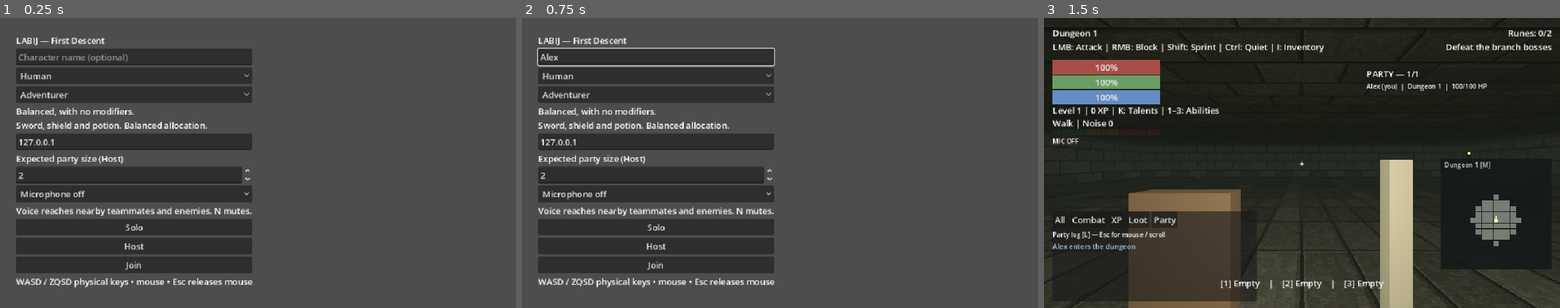
Above: before the commit, frames 1-3 (left to right).
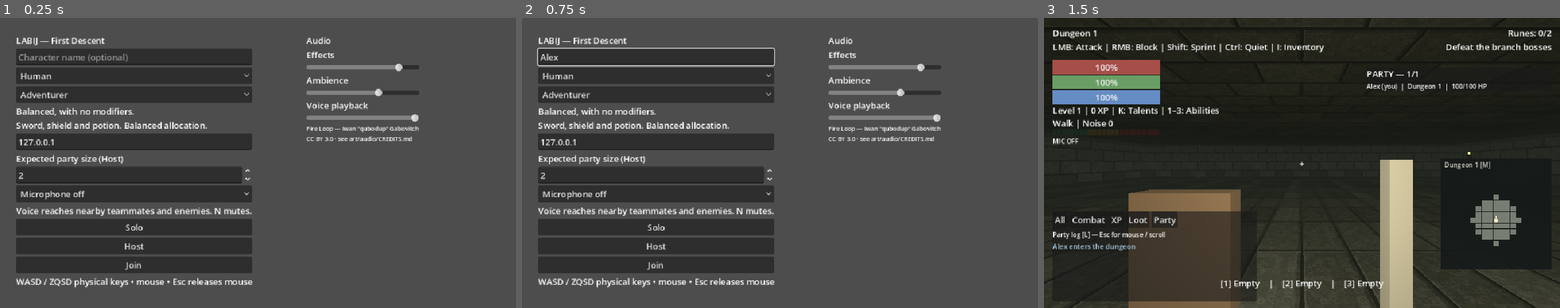
Above: after the commit, the same moments.

Repository: tdonnenfeld/LABIJ
Game: Godot game, scene res://game/main.tscn
Same seed, same stepped clock (60 frames per second), same inputs: the game is played once before the commit and once after it. Sound files missing from this copy of the repository are replaced by a short silence.
Inputs (mouse positions are in pixels of both pictures, inside the frame that each line leads up to):
- Up to frame 1 (0.25 s): no input
- Up to frame 2 (0.75 s): click (656, 55) at 0.52 s; type "Alex" at 0.6 s
- Up to frame 3 (1.5 s): click "Solo" at 1.25 s

The runs differ from the first frame. In frame 1, 1.8% of the frame differs, in the area x 59-82%, y 6-43%; in frame 2, 1.8%; in frame 3, nothing differs.

Commit message:
Add positional dungeon ambience and independent audio controls

Diff:
--- /dev/null
+++ b/game/audio/audio_mix.gd
@@ -0,0 +1,19 @@
+extends RefCounted
+
+const EFFECTS := "LABIJ Effects"
+const AMBIENCE := "LABIJ Ambience"
+const VOICE := "LABIJ Voice"
+
+static func ensure() -> void:
+	for bus in [EFFECTS, AMBIENCE, VOICE]:
+		if AudioServer.get_bus_index(bus) == -1:
+			AudioServer.add_bus()
+			AudioServer.set_bus_name(AudioServer.bus_count - 1, bus)
+
+static func set_volume(bus: String, value: float) -> void:
+	var index := AudioServer.get_bus_index(bus)
+	if index < 0:
+		return
+	var volume := clampf(value, 0.0, 1.0)
+	AudioServer.set_bus_mute(index, volume == 0.0)
+	AudioServer.set_bus_volume_db(index, linear_to_db(maxf(0.0001, volume)))
--- a/game/audio/dungeon_audio.gd
+++ b/game/audio/dungeon_audio.gd
@@ -1,6 +1,7 @@
 extends Node3D
 
 const Acoustics = preload("res://game/world/noise.gd")
+const Mix = preload("res://game/audio/audio_mix.gd")
 const RATE := 22050
 const LIMIT := 24
 const SOUNDS := ["step", "quiet", "sprint", "melee", "bow", "magic", "impact", "block", "explosion", "stone", "enemy_step", "wake"]
@@ -110,6 +111,7 @@
 		oldest.queue_free()
 	var voice := AudioStreamPlayer3D.new()
 	voice.stream = sound_for(kind)
+	voice.bus = Mix.EFFECTS
 	voice.unit_size = maxf(1.0, radius * 0.35)
 	voice.max_distance = maxf(1.5, radius)
 	match kind:
--- /dev/null
+++ b/game/audio/environmental_audio.gd
@@ -0,0 +1,128 @@
+extends Node3D
+
+const Mix = preload("res://game/audio/audio_mix.gd")
+const Acoustics = preload("res://game/world/noise.gd")
+const FIRE = preload("res://art/audio/world/fire_loop.ogg")
+const DRIP = preload("res://art/audio/world/drip.wav")
+const WIND = preload("res://art/audio/world/wind.wav")
+const TORCH_LIMIT := 2
+const TORCH_RANGE := 7.0
+const DRIP_RANGE := 12.0
+var torches: Dictionary = {}
+var floor_id := -1
+var scan_timer := 0.0
+var drip_timer := 4.0
+var wind_timer := 0.0
+var wind: AudioStreamPlayer
+var drip: AudioStreamPlayer3D
+var rng := RandomNumberGenerator.new()
+
+func _ready() -> void:
+	Mix.ensure()
+	wind = AudioStreamPlayer.new()
+	wind.stream = WIND
+	wind.bus = Mix.AMBIENCE
+	wind.volume_db = -80.0
+	add_child(wind)
+	drip = AudioStreamPlayer3D.new()
+	drip.stream = DRIP
+	drip.bus = Mix.AMBIENCE
+	drip.volume_db = -26.0
+	drip.unit_size = 3.0
+	drip.max_distance = DRIP_RANGE
+	add_child(drip)
+
+static func nearby_torches(positions: Array, origin: Vector3, viewer: Vector3, tiles: Dictionary) -> Array[Vector3]:
+	var candidates: Array[Vector3] = []
+	var reach := Acoustics.reach(tiles, viewer, TORCH_RANGE)
+	for local in positions:
+		var at: Vector3 = origin + local
+		if Acoustics.audible(reach, viewer, at, TORCH_RANGE):
+			candidates.append(at)
+	candidates.sort_custom(func(a: Vector3, b: Vector3): return a.distance_squared_to(viewer) < b.distance_squared_to(viewer))
+	if candidates.size() > TORCH_LIMIT:
+		candidates.resize(TORCH_LIMIT)
+	return candidates
+
+static func drip_sources(tiles: Dictionary, viewer: Vector3, origin: Vector3) -> Array[Vector3]:
+	var sources: Array[Vector3] = []
+	var reach := Acoustics.reach(tiles, viewer, DRIP_RANGE)
+	for cell in reach:
+		if posmod(cell.x * 73 + cell.y * 151, 7) != 0:
+			continue
+		var at := origin + Vector3(cell.x * Acoustics.CELL, 2.7, cell.y * Acoustics.CELL)
+		var distance := Vector2(at.x - viewer.x, at.z - viewer.z).length()
+		if distance >= 3.0 and Acoustics.audible(reach, viewer, at, DRIP_RANGE):
+			sources.append(at)
+	return sources
+
+func update_environment(level, listener, delta: float) -> void:
+	if listener.floor_id != floor_id:
+		reset()
+		floor_id = listener.floor_id
+		drip_timer = rng.randf_range(3.0, 7.0)
+		wind_timer = 0.0
+	scan_timer -= delta
+	if scan_timer <= 0.0:
+		scan_timer = 0.4
+		var positions: Array = []
+		if level.visual_builder:
+			positions = level.visual_builder.torches
+		var nearby := nearby_torches(positions, level.position, listener.position, level.tiles)
+		refresh_torches(nearby)
+	drip_timer -= delta
+	if drip_timer <= 0.0:
+		drip_timer = rng.randf_range(9.0, 17.0)
+		var sources := drip_sources(level.tiles, listener.position, level.position)
+		if not sources.is_empty():
+			drip.global_position = sources[rng.randi_range(0, sources.size() - 1)]
+			drip.pitch_scale = rng.randf_range(0.92, 1.08)
+			drip.play()
+	if drip.playing:
+		var reachable := Acoustics.reach(level.tiles, listener.position, DRIP_RANGE)
+		if not Acoustics.audible(reachable, listener.position, drip.global_position, DRIP_RANGE):
+			drip.stop()
+	if wind.playing:
+		var progress := wind.get_playback_position()
+		var envelope := clampf(minf(progress, WIND.get_length() - progress) / 0.8, 0.0001, 1.0)
+		wind.volume_db = -32.0 + linear_to_db(envelope)
+	else:
+		wind_timer -= delta
+		if wind_timer <= 0.0:
+			wind_timer = rng.randf_range(0.4, 1.5)
+			wind.volume_db = -80.0
+			wind.play()
+
+func refresh_torches(nearby: Array[Vector3]) -> void:
+	for at in torches.keys():
+		if not nearby.has(at):
+			torches[at].stop()
+			torches[at].queue_free()
+			torches.erase(at)
+	for at in nearby:
+		if torches.has(at):
+			continue
+		var player := AudioStreamPlayer3D.new()
+		var stream: AudioStreamOggVorbis = FIRE.duplicate()
+		stream.loop = true
+		player.stream = stream
+		player.bus = Mix.AMBIENCE
+		player.unit_size = 2.0
+		player.max_distance = TORCH_RANGE
+		player.volume_db = -24.0
+		add_child(player)
+		player.global_position = at
+		torches[at] = player
+		player.play(rng.randf_range(0.0, stream.get_length()))
+
+func reset() -> void:
+	for player in torches.values():
+		player.stop()
+		player.queue_free()
+	torches.clear()
+	if wind:
+		wind.stop()
+	if drip:
+		drip.stop()
+	floor_id = -1
+	scan_timer = 0.0
--- a/game/audio/proximity_voice.gd
+++ b/game/audio/proximity_voice.gd
@@ -1,5 +1,6 @@
 extends Node3D
 
+const Mix = preload("res://game/audio/audio_mix.gd")
 const Codec = preload("res://game/audio/voice_codec.gd")
 var capture: AudioEffectCapture
 var microphone: AudioStreamPlayer
@@ -64,6 +65,7 @@
 		generator.mix_rate = Codec.RATE
 		generator.buffer_length = 0.16
 		player.stream = generator
+		player.bus = Mix.VOICE
 		player.volume_db = -3.0
 		add_child(player)
 		player.global_position = at
--- a/game/main.gd
+++ b/game/main.gd
@@ -31,6 +31,9 @@
 var noise_meter: Control
 const DungeonAudio = preload("res://game/audio/dungeon_audio.gd")
 var dungeon_audio: Node3D
+const EnvironmentalAudio = preload("res://game/audio/environmental_audio.gd")
+const AudioMix = preload("res://game/audio/audio_mix.gd")
+var environmental_audio: Node3D
 const ProximityVoice = preload("res://game/audio/proximity_voice.gd")
 const VoiceCodec = preload("res://game/audio/voice_codec.gd")
 var voice_chat: Node3D
@@ -104,6 +107,7 @@
 				party_size = clampi(int(arg.get_slice("=", 1)), 1, 8)
 		_host()
 	else:
+		AudioMix.ensure()
 		_build_menu()
 		var layer := CanvasLayer.new()
 		add_child(layer)
@@ -209,6 +213,8 @@
 		popup_layer.mouse_filter = Control.MOUSE_FILTER_IGNORE
 		dungeon_audio = DungeonAudio.new()
 		add_child(dungeon_audio)
+		environmental_audio = EnvironmentalAudio.new()
+		add_child(environmental_audio)
 		voice_chat = ProximityVoice.new()
 		add_child(voice_chat)
 		feedback = Feedback.new()
@@ -298,6 +304,33 @@
 	status = Label.new()
 	status.text = "WASD / ZQSD physical keys • mouse • Esc releases mouse"
 	panel.add_child(status)
+	var audio_panel := VBoxContainer.new()
+	audio_panel.position = Vector2(570, 30)
+	audio_panel.custom_minimum_size.x = 210
+	menu.add_child(audio_panel)
+	var audio_title := Label.new()
+	audio_title.text = "Audio"
+	audio_panel.add_child(audio_title)
+	for entry in [["Effects", AudioMix.EFFECTS, 0.85], ["Ambience", AudioMix.AMBIENCE, 0.65], ["Voice playback", AudioMix.VOICE, 1.0]]:
+		add_audio_slider(audio_panel, entry[0], entry[1], entry[2])
+	var credit := Label.new()
+	credit.text = "Fire Loop — Iwan \"qubodup\" Gabovitch\nCC BY 3.0 · see art/audio/CREDITS.md"
+	credit.add_theme_font_size_override("font_size", 11)
+	audio_panel.add_child(credit)
+
+func add_audio_slider(panel: VBoxContainer, title: String, bus: String, default_value: float) -> void:
+	var label := Label.new()
+	label.text = title
+	panel.add_child(label)
+	var slider := HSlider.new()
+	slider.min_value = 0.0
+	slider.max_value = 1.0
+	slider.step = 0.05
+	slider.custom_minimum_size.x = 210
+	slider.value = default_value
+	panel.add_child(slider)
+	AudioMix.set_volume(bus, default_value)
+	slider.value_changed.connect(func(value: float): AudioMix.set_volume(bus, value))
 
 func _start() -> void:
 	active = true
@@ -397,6 +430,7 @@
 		minimap.reset()
 		feedback.reset()
 		dungeon_audio.reset()
+		environmental_audio.reset()
 		result_screen.hide()
 		damage_flash.color.a = 0.0
 	for id in actors.keys():
@@ -647,6 +681,7 @@
 		var viewed_floor: int = local.floor_id
 		feedback.viewed_floor = viewed_floor
 		world.visible_floor(viewed_floor)
+		environmental_audio.update_environment(world.floors[viewed_floor], local, delta)
 		var builder = world.floors[viewed_floor].visual_builder
 		if builder:
 			builder.update_lighting(local.position - world.floors[viewed_floor].position, delta)
@@ -936,6 +971,7 @@
 		return
 	result_shown = true
 	voice_chat.reset()
+	environmental_audio.reset()
 	inventory_ui.hide()
 	skills_ui.hide()
 	Input.mouse_mode = Input.MOUSE_MODE_VISIBLE
--- /dev/null
+++ b/tests/environmental_audio.gd
@@ -0,0 +1,35 @@
+extends SceneTree
+
+const Ambient = preload("res://game/audio/environmental_audio.gd")
+const Mix = preload("res://game/audio/audio_mix.gd")
+var failures := 0
+
+func _initialize() -> void:
+	call_deferred("run")
+
+func check(ok: bool, description: String) -> void:
+	if not ok:
+		failures += 1
+		push_error(description)
+
+func run() -> void:
+	for asset in [Ambient.FIRE, Ambient.DRIP, Ambient.WIND]:
+		check(asset.get_length() > 0.0, "Environmental audio imported")
+	var tiles := {Vector2i.ZERO: true, Vector2i(1, 0): true, Vector2i(2, 0): true, Vector2i(0, 1): true}
+	var origin := Vector3(0, -30, 0)
+	var viewer := origin + Vector3.UP
+	var points := [Vector3(6, 2, 0), Vector3(3, 2, 0), Vector3(0, 2, 0), Vector3(3, 2, 3)]
+	var nearest := Ambient.nearby_torches(points, origin, viewer, tiles)
+	check(nearest.size() == 2 and nearest[0] == origin + points[2] and nearest[1] == origin + points[1], "Nearest audible torch cap and floor offset")
+	check(Ambient.nearby_torches([Vector3(3, 2, 3)], origin, viewer, tiles).is_empty(), "Disconnected torch not audible")
+	var drips := Ambient.drip_sources(tiles, viewer, origin)
+	for at in drips:
+		check(is_equal_approx(at.y, -27.3), "Drip height uses current floor")
+	Mix.ensure()
+	Mix.ensure()
+	Mix.set_volume(Mix.AMBIENCE, 0.0)
+	check(AudioServer.is_bus_mute(AudioServer.get_bus_index(Mix.AMBIENCE)), "Ambience mute")
+	check(not AudioServer.is_bus_mute(AudioServer.get_bus_index(Mix.VOICE)), "Independent voice bus")
+	Mix.set_volume(Mix.AMBIENCE, 0.5)
+	check(not AudioServer.is_bus_mute(AudioServer.get_bus_index(Mix.AMBIENCE)), "Ambience unmute")
+	quit(0 if failures == 0 else 1)
Not shown, changed: art/audio/CREDITS.md
Not shown, added: art/audio/world/drip.wav
Not shown, added: art/audio/world/fire_loop.ogg
Not shown, added: art/audio/world/wind.wav
